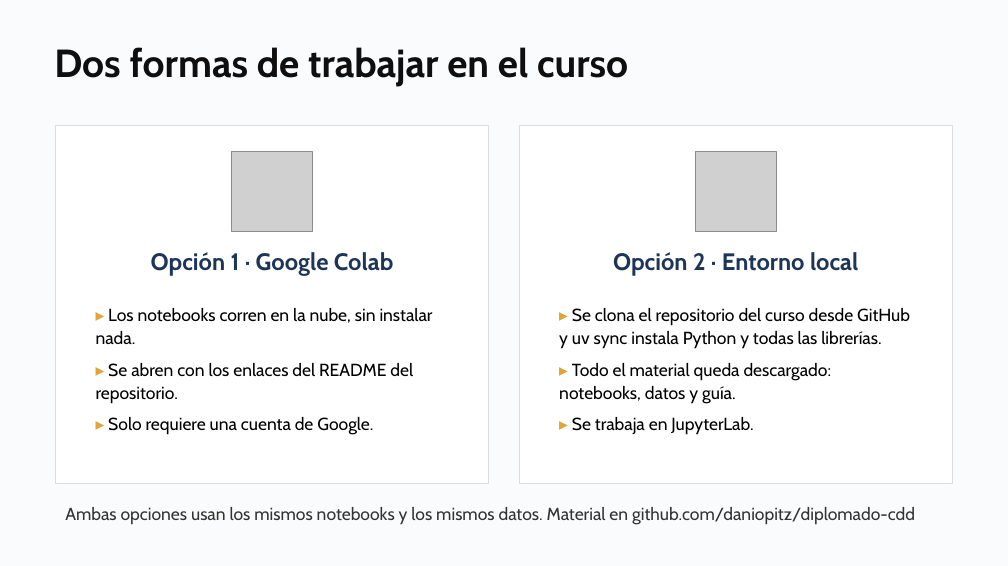
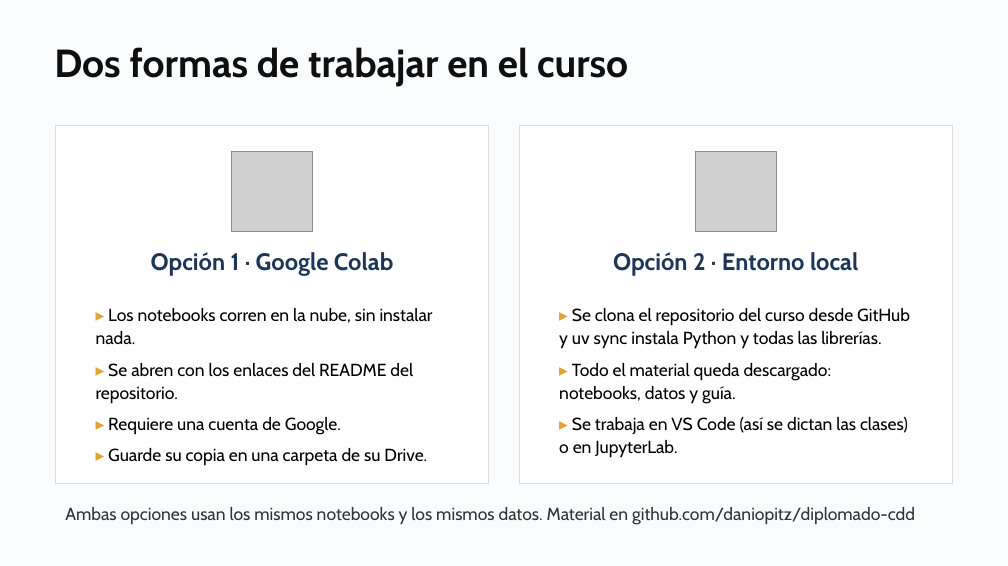
Before and after one commit to daniopitz/diplomado-cdd, a slide deck: slide 18 of presentaciones/clase01_fundamentos_ecosistema.pptx. Drawn at 1008x566 pixels with LibreOffice and Linux fonts; fonts in the diff are those of the drawing; grey boxes stand for pictures. Boxes give left, top, right and bottom in pixels: in the first picture for what was removed or moved away, otherwise in the second. Text is boxed around its words. In the diff, an @@ line names an element or a change of style, - is before the commit and + after.

```diff
--- a/presentaciones/clase01_fundamentos_ecosistema.pptx
+++ b/presentaciones/clase01_fundamentos_ecosistema.pptx
@@ text at <box>108,417,427,466</box>: text changed @@
-▸ Solo requiere una cuenta de Google.
+▸ Requiere una cuenta de Google.
+▸ Guarde su copia en una carpeta de su Drive.
@@ text at <box>559,417,908,458</box>: text changed @@
-▸ Se trabaja en JupyterLab.
+▸ Se trabaja en VS Code (así se dictan las clases) o en JupyterLab.
```
Also in this commit, not shown: 1 other slide changed, 4 other files.
